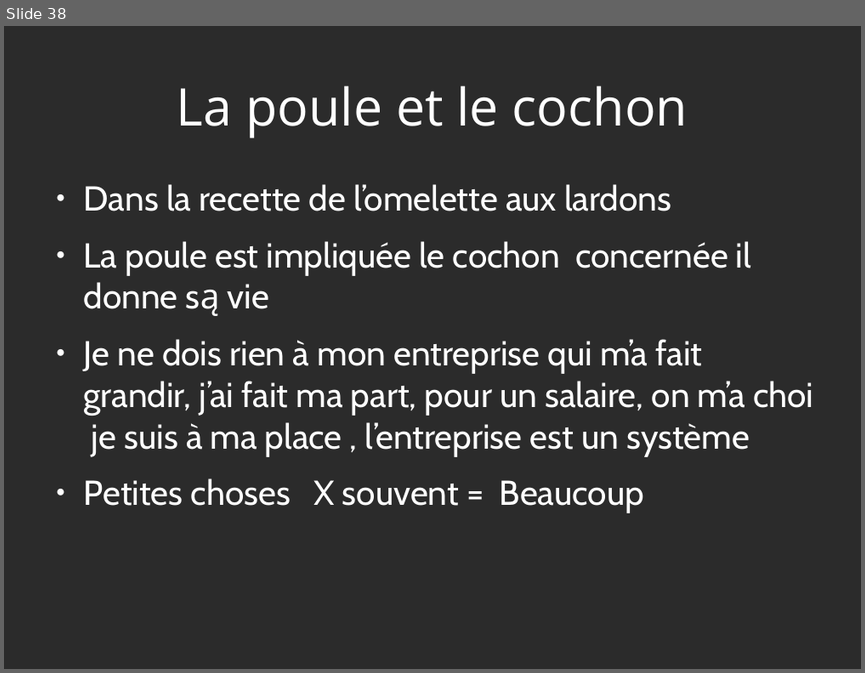
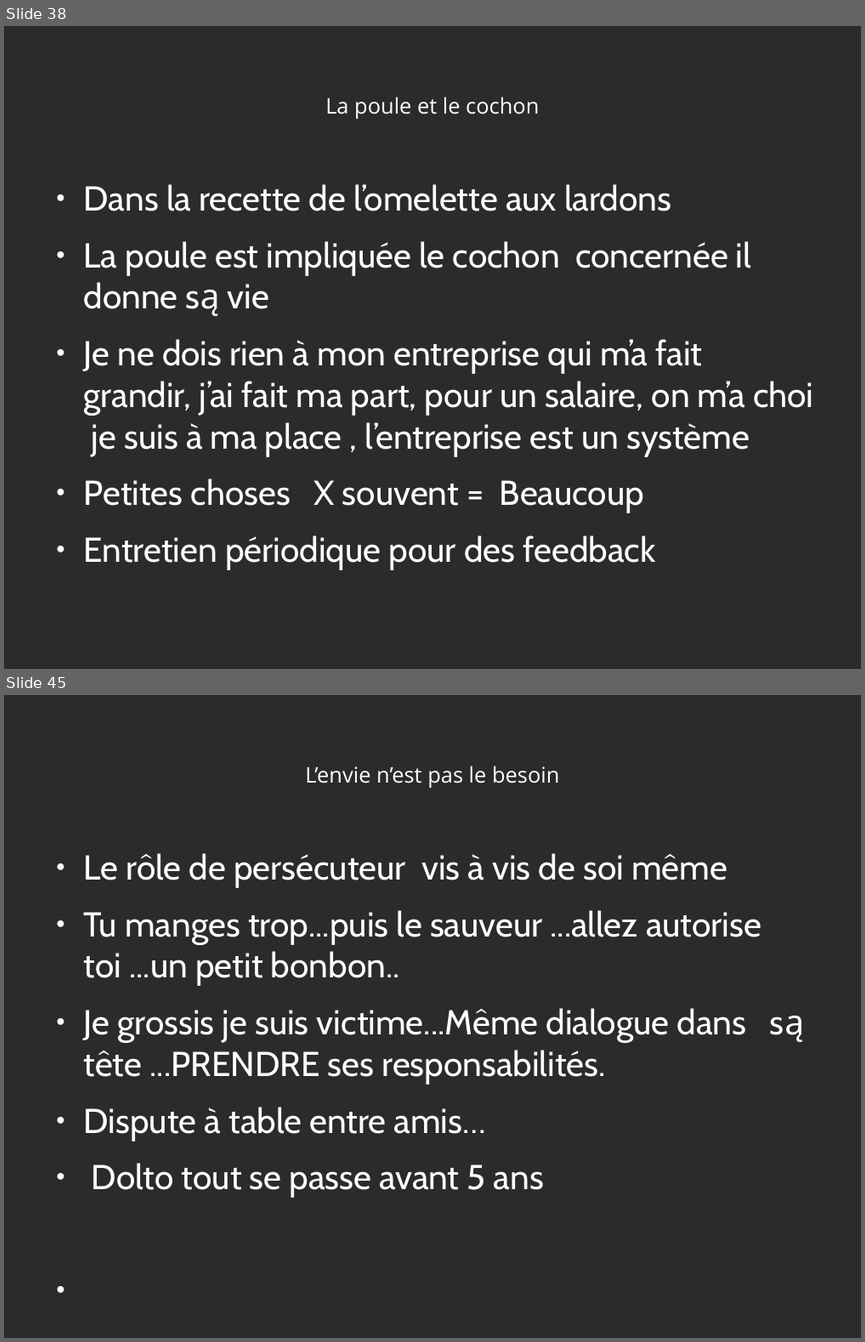
Before and after one commit to heylve/current, a slide deck: admin_perso/germe_formation.odp. Shown one above the other, each under a label of ours: slide 38 before the commit, slides 38 and 45 after it; the slides between them are not shown. The pictures are 865x673 and 865x1342 pixels, drawn with LibreOffice and Linux fonts; fonts in the diff are those of the drawing; background and template pictures are left out; a plain dark background stands for a picture behind light text. Boxes give left, top, right and bottom in pixels: in the first picture for what was removed or moved away, otherwise in the second. Text is boxed around its words. In the diff, an @@ line names an element or a change of style, - is before the commit and + after.

```diff
--- a/admin_perso/germe_formation.odp
+++ b/admin_perso/germe_formation.odp
@@ slide 45 added at <box>4,695,861,1338</box>, background picture (left out) @@
@@ title added at <box>305,766,559,788</box>, 20 pt, text #FFFFFF @@
+L’envie n’est pas le besoin
@@ text added at <box>84,853,761,1197</box>, 32 pt, text #FFFFFF @@
+● Le rôle de persécuteur vis à vis de soi même
+● Tu manges trop...puis le sauveur ...allez autorise toi ...un petit bonbon..
+● Je grossis je suis victime...Même dialogue dans są tête ...PRENDRE ses responsabilités.
+● Dispute à table entre amis…
+● Dolto tout se passe avant 5 ans
@@ slide 38 changed as well @@
@@ title "La poule et le cochon" at <box>325,97,539,119</box>: size 48 to 20 pt @@
@@ text at <box>84,535,656,569</box>: paragraph added @@
+● Entretien périodique pour des feedback
```
Also in this commit, not shown: 36 other slides changed, 25 other slides added, 1 other file.
